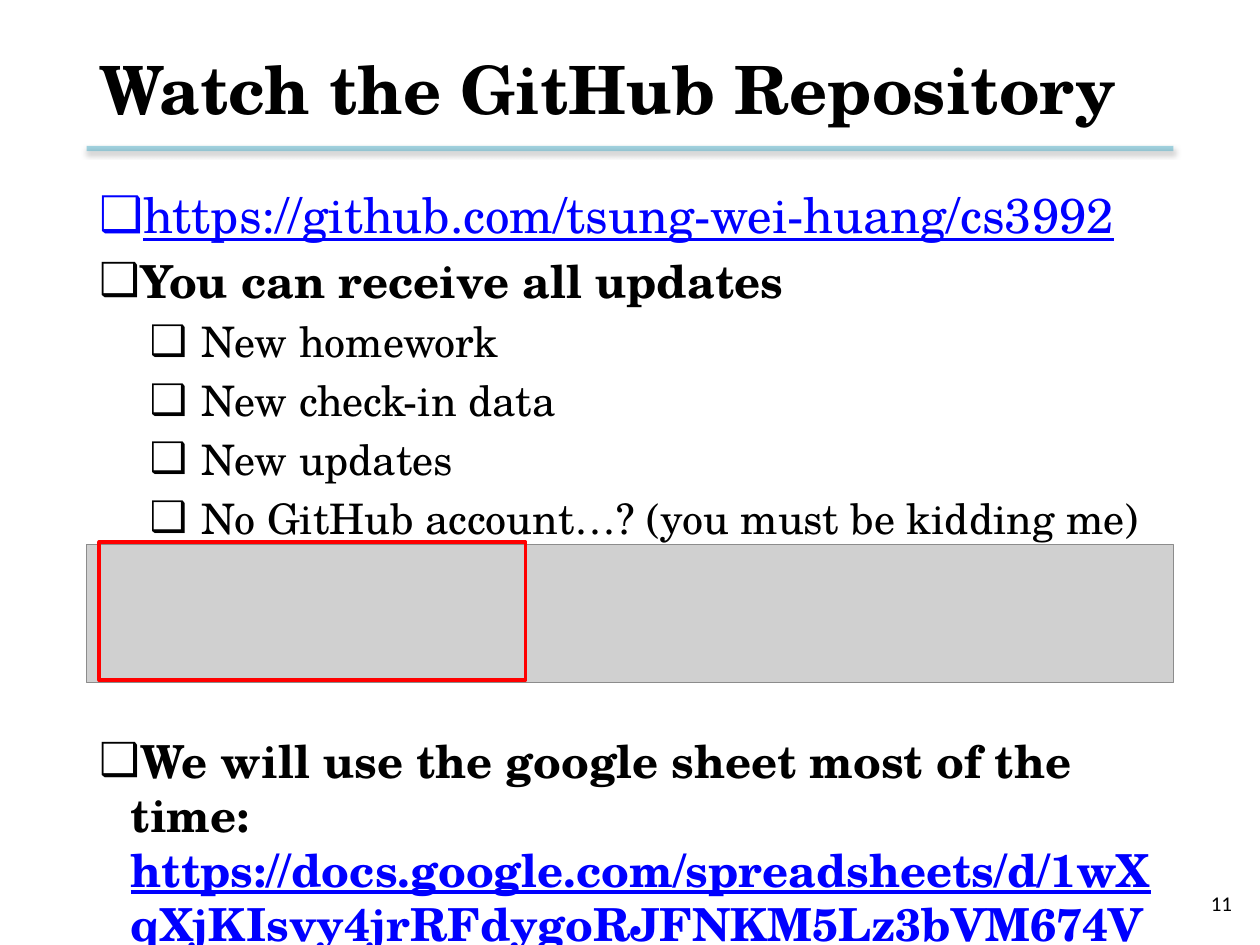
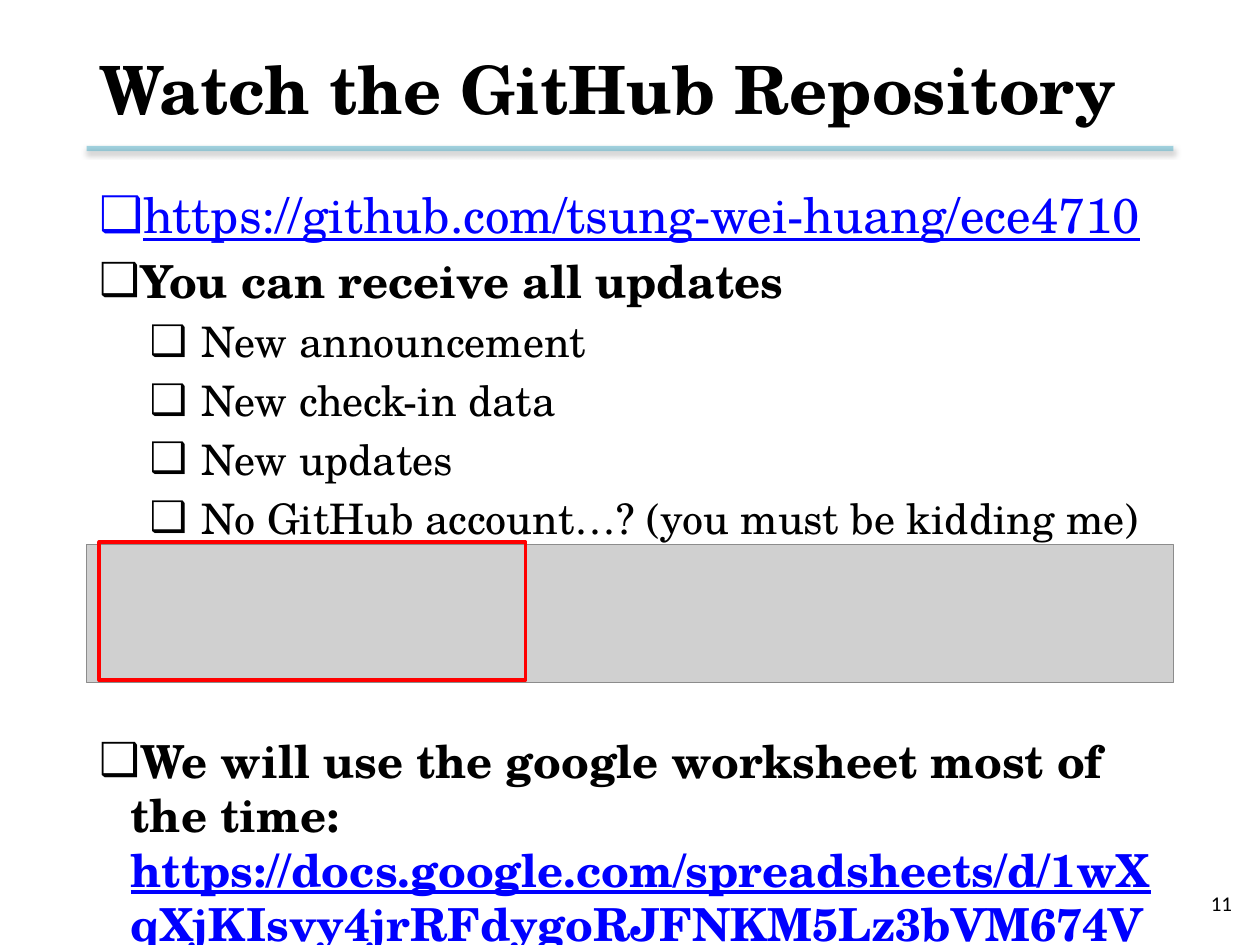
Before and after one commit to tsung-wei-huang/ece4710, a slide deck: slide 11 of slides/lecture1.pptx. Drawn at 1260x945 pixels with LibreOffice and Linux fonts; fonts in the diff are those of the drawing; grey boxes stand for pictures; background and template pictures are left out. Boxes give left, top, right and bottom in pixels: in the first picture for what was removed or moved away, otherwise in the second. Text is boxed around its words. In the diff, an @@ line names an element or a change of style, - is before the commit and + after.

Commit message:
updated lecture1

```diff
--- a/slides/lecture1.pptx
+++ b/slides/lecture1.pptx
@@ text at [143, 197, 1140, 243]: text changed @@
-❑ https://github.com/tsung-wei-huang/cs3992
+❑ https://github.com/tsung-wei-huang/ece4710
@@ text at [202, 326, 586, 358]: text changed @@
-  ❑ New homework
+  ❑ New announcement
@@ text at [131, 744, 1150, 897]: text changed @@
-❑ We will use the google sheet most of the time: https://docs.google.com/spreadsheets/d/1wXqXjKIsvy4jrRFdygoRJFNKM5Lz3bVM674V4YcjLks/edit?usp=sharing
+❑ We will use the google worksheet most of the time: https://docs.google.com/spreadsheets/d/1wXqXjKIsvy4jrRFdygoRJFNKM5Lz3bVM674V4YcjLks/edit?usp=sharing
```
Also in this commit, not shown: 2 other slides changed, 2 other files.
